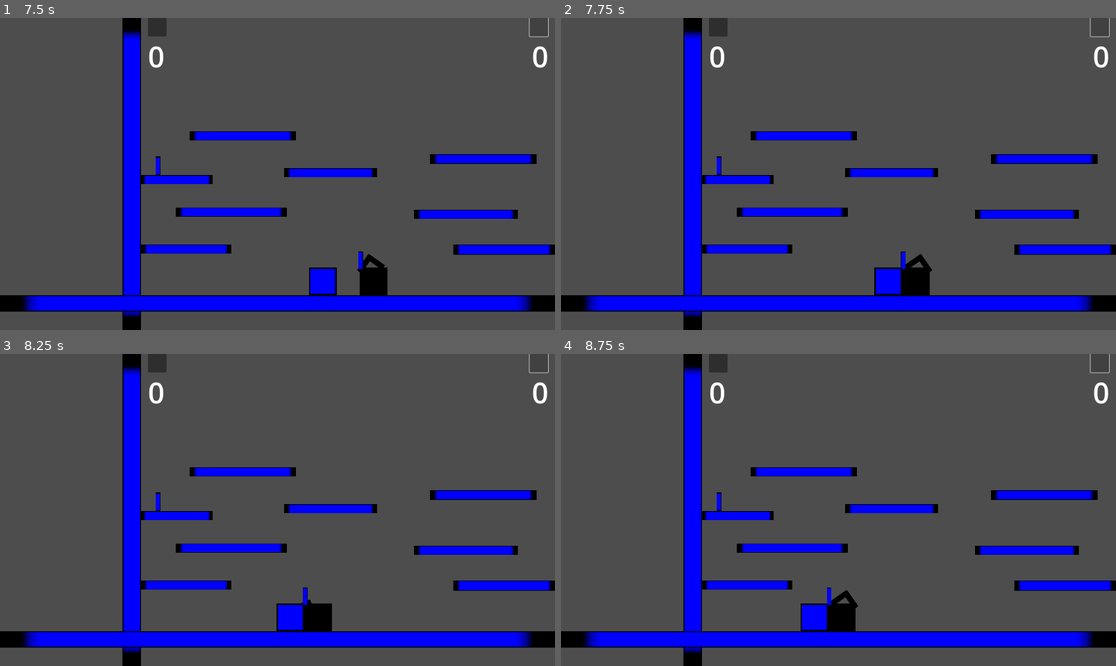
Above: before the commit, frames 1-4 (two rows, left to right).
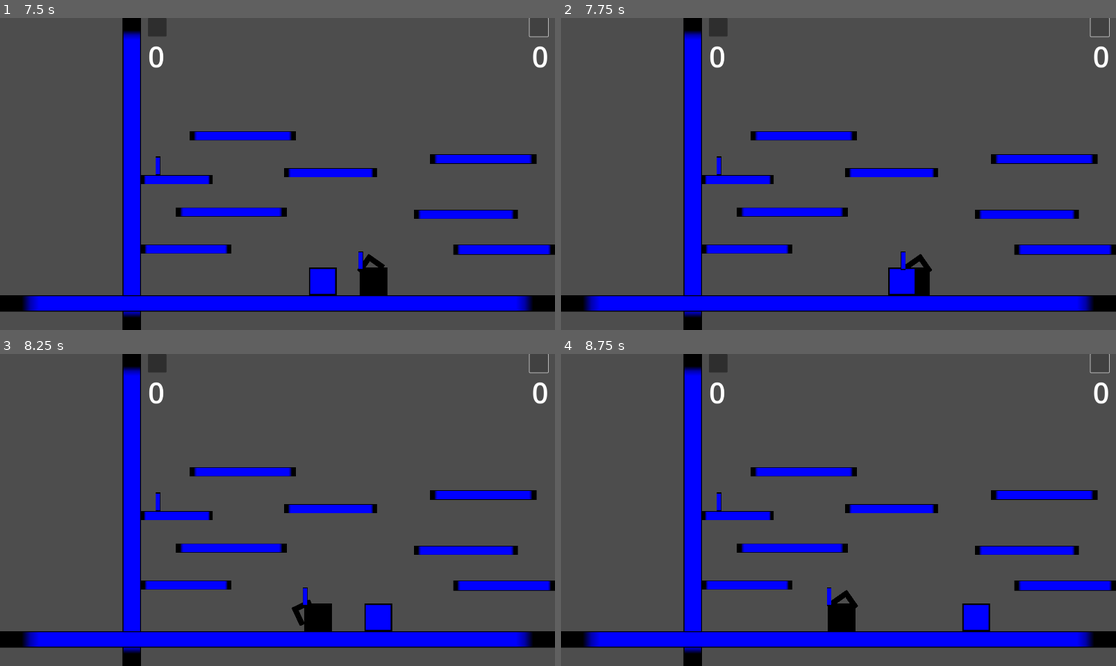
Above: after the commit, the same moments.

Repository: ra314/micro-swords
Game: Godot game, scene res://Main.tscn
Two runs of this game, one before a commit and one after it. Both use one fixed random seed, a clock stepped at 60 frames per second and the inputs below.
Inputs (mouse positions are in pixels of both pictures, inside the frame that each line leads up to):
- Up to frame 1 (7.5 s): click (155, 27) at 0.5 s; click (538, 27) at 1.25 s; click (155, 27) at 2 s; click (538, 27) at 2.75 s; click (155, 27) at 3.5 s; click (538, 27) at 4.25 s
- Up to frame 2 (7.75 s): no input
- Up to frame 3 (8.25 s): no input
- Up to frame 4 (8.75 s): no input

Frame 1 is identical in both runs. In frame 2, 0.5% of the frame differs, in the area x 56-64%, y 79-89%; in frame 3, 0.9%, in the area x 49-71%, y 79-89%; in frame 4, 0.9%.

Commit message:
Added a function that updates the collision mask value for any combination of states. To fix bug which caused players to push eachother.

Diff:
--- a/Main.gd
+++ b/Main.gd
@@ -41,6 +41,38 @@
 	assert(false)
 	return null
 
+func collide(swordsman: Swordsman, sword: Sword, enable: bool):
+	swordsman.set_collision_mask_value(sword.collision_layer(), enable)
+
+func update_collision_between_swords_and_swordsmen():
+	for swordsman in get_swordsmen():
+		for sword in get_swords():
+			match sword.state:
+				# If a sword is being held, you should never be able to
+				# collide with it.
+				ENUMS.SWORD_STATE.HELD:
+					collide(swordsman, sword, false)
+				ENUMS.SWORD_STATE.THROWN:
+					# Don't collide with a sword you've thrown if it's mid air
+					if swordsman.last_held_item == sword.sword_name:
+						collide(swordsman, sword, false)
+					# Only collide if you're not the one that threw the sword
+					else:
+						collide(swordsman, sword, true)
+				ENUMS.SWORD_STATE.GROUNDED:
+					if swordsman.held_item == ENUMS.HELD_ITEM.NONE:
+						# If you're not holding anything, you need to collide
+						# with grounded swords to be able to pick it up
+						collide(swordsman, sword, true)
+					elif swordsman.held_item in {ENUMS.HELD_ITEM.SWORD_1:1, ENUMS.HELD_ITEM.SWORD_2:1}:
+						# If you're already holding a sword, then you can't
+						# pick up a grounded sword
+						collide(swordsman, sword, false)
+					else:
+						assert(false)
+				_:
+					assert(false)
+
 func update_collision_between_grounded_swords_and_empty_swordsmen():
 	for swordsman in get_swordsmen():
 		for sword in get_swords():
--- a/Sword.gd
+++ b/Sword.gd
@@ -58,7 +58,7 @@
 	set_collision_mask_value(ENUMS.COLLISION_LAYER.BLACK, false)
 	set_collision_mask_value(ENUMS.COLLISION_LAYER.BLUE, false)
 	# Enable collision with swordsman to allow for pickup
-	root.update_collision_between_grounded_swords_and_empty_swordsmen()
+	root.update_collision_between_swords_and_swordsmen()
 
 func action(_direction: ENUMS.DIRECTION, rot_deg: int):
 	direction = _direction
--- a/Swordsman.gd
+++ b/Swordsman.gd
@@ -91,6 +91,7 @@
 		position = prev_position
 		velocity = prev_velocity
 		move_and_slide()
+	print(name, velocity)
 
 func detect_sword_collision() -> bool:
 	var retval = false
@@ -117,17 +118,21 @@
 		_:
 			assert(false)
 
+var dead := false
 func die():
+	# Used to prevent multiple calls to the die function
+	if dead: return
 	queue_free()
 	if held_item != ENUMS.HELD_ITEM.NONE:
 		root.get_sword(held_item).die()
 	root.died(swordsman_name)
+	dead = true
 
 func pickup_sword(sword: Sword):
 	held_item = sword.sword_name
 	update_held_sword_location(sword)
-	root.update_collision_between_grounded_swords_and_empty_swordsmen()
 	sword.state = ENUMS.SWORD_STATE.HELD
+	root.update_collision_between_swords_and_swordsmen()
 	sword.direction = direction
 	$Arrow.visible = true
 	match direction:
@@ -151,7 +156,7 @@
 		# Enable collision with other swordsman
 		sword.set_collision_mask_value(other_swordsman.collision_layer(), true)
 		# Enable pickup of grounded swords
-		root.update_collision_between_grounded_swords_and_empty_swordsmen()
+		root.update_collision_between_swords_and_swordsmen()
 		# Update held item
 		last_held_item = held_item
 		held_item = ENUMS.HELD_ITEM.NONE
